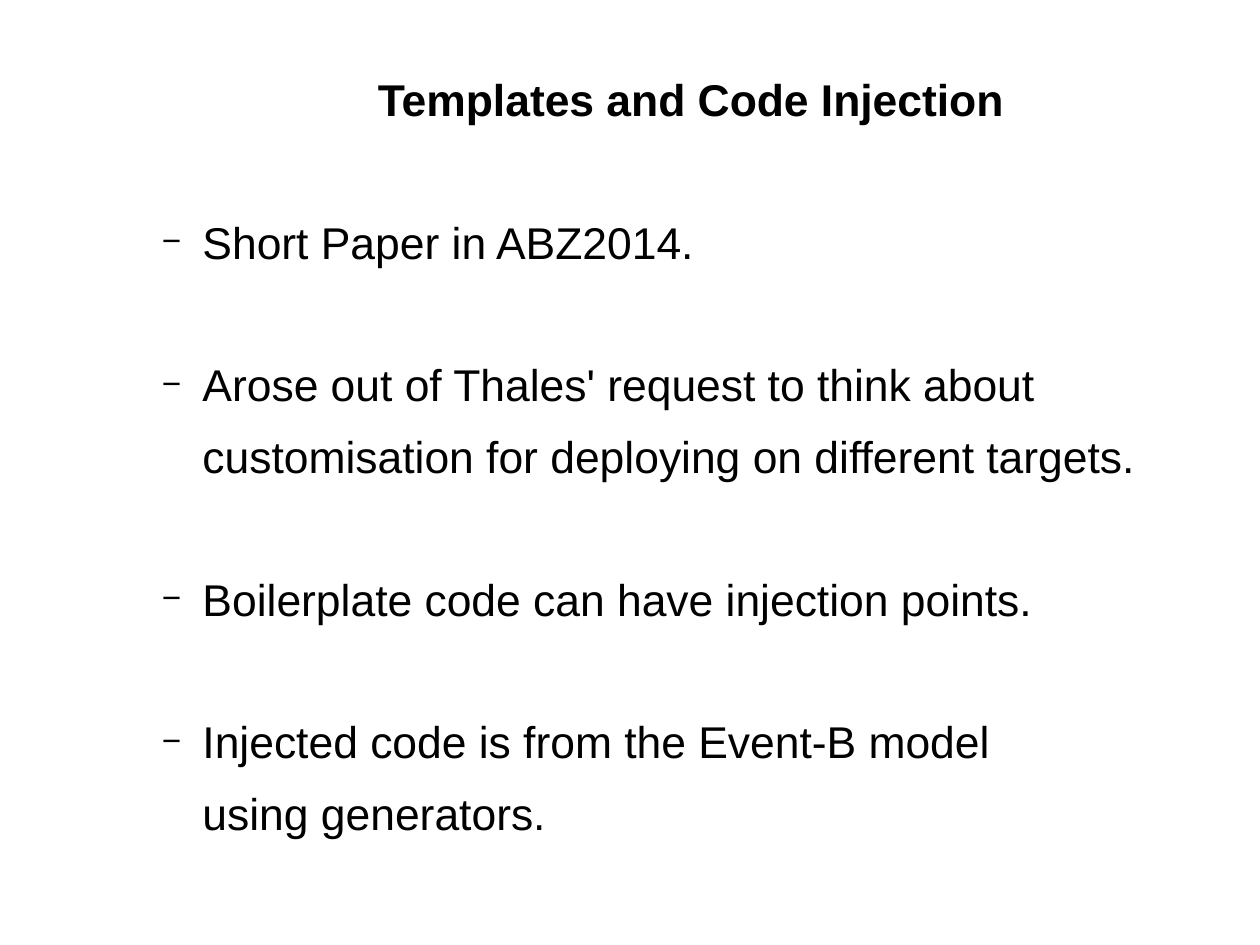
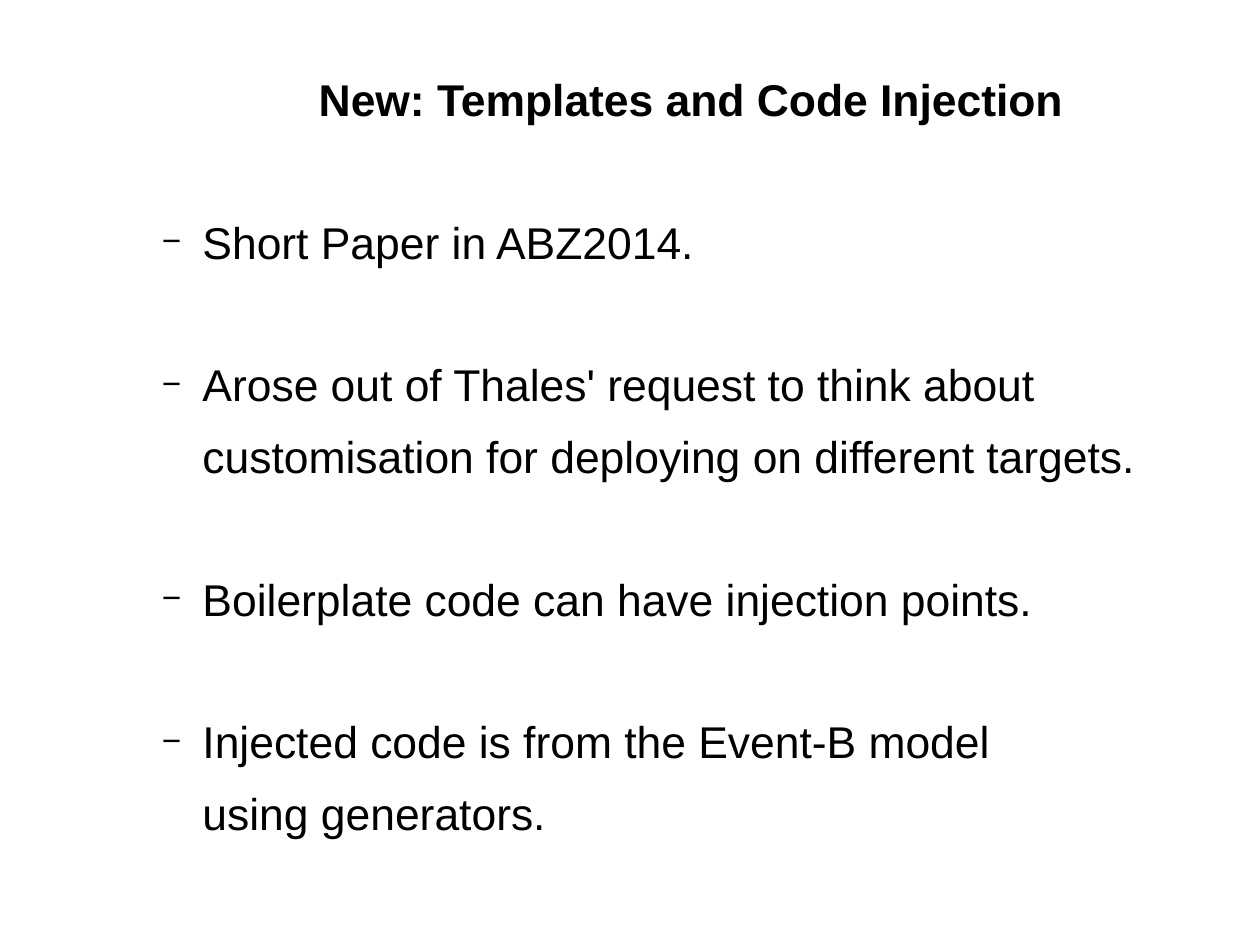
Before and after one commit to weetmuts/rodin-b-sharp-iUML_B_Utils, a slide deck: slide 6 of work/store/Writing/RUDW2014(accepted)/presentation/presentation.odp (slide 5 before the commit). Drawn at 1260x945 pixels with LibreOffice and Linux fonts; fonts in the diff are those of the drawing. Boxes give left, top, right and bottom in pixels: in the first picture for what was removed or moved away, otherwise in the second. Text is boxed around its words. In the diff, an @@ line names an element or a change of style, - is before the commit and + after.

```diff
--- a/work/store/Writing/RUDW2014(accepted)/presentation/presentation.odp
+++ b/work/store/Writing/RUDW2014(accepted)/presentation/presentation.odp
@@ text at (x1=319, y1=83, x2=1062, y2=125): text changed @@
-  Templates and Code Injection
+  New: Templates and Code Injection
```
Also in this commit, not shown: 3 other slides changed, 1 slide added, 5 other files.
